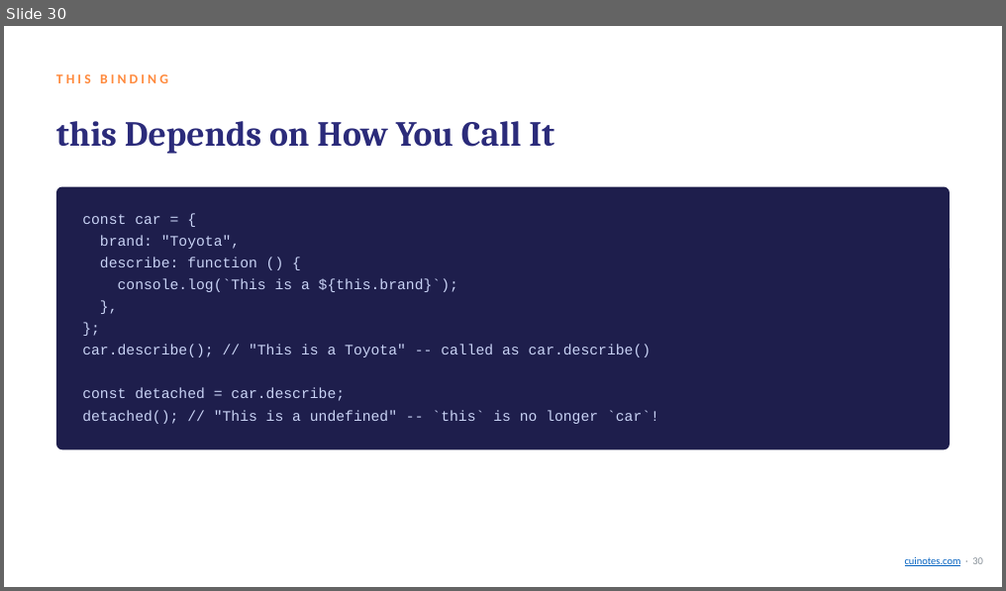
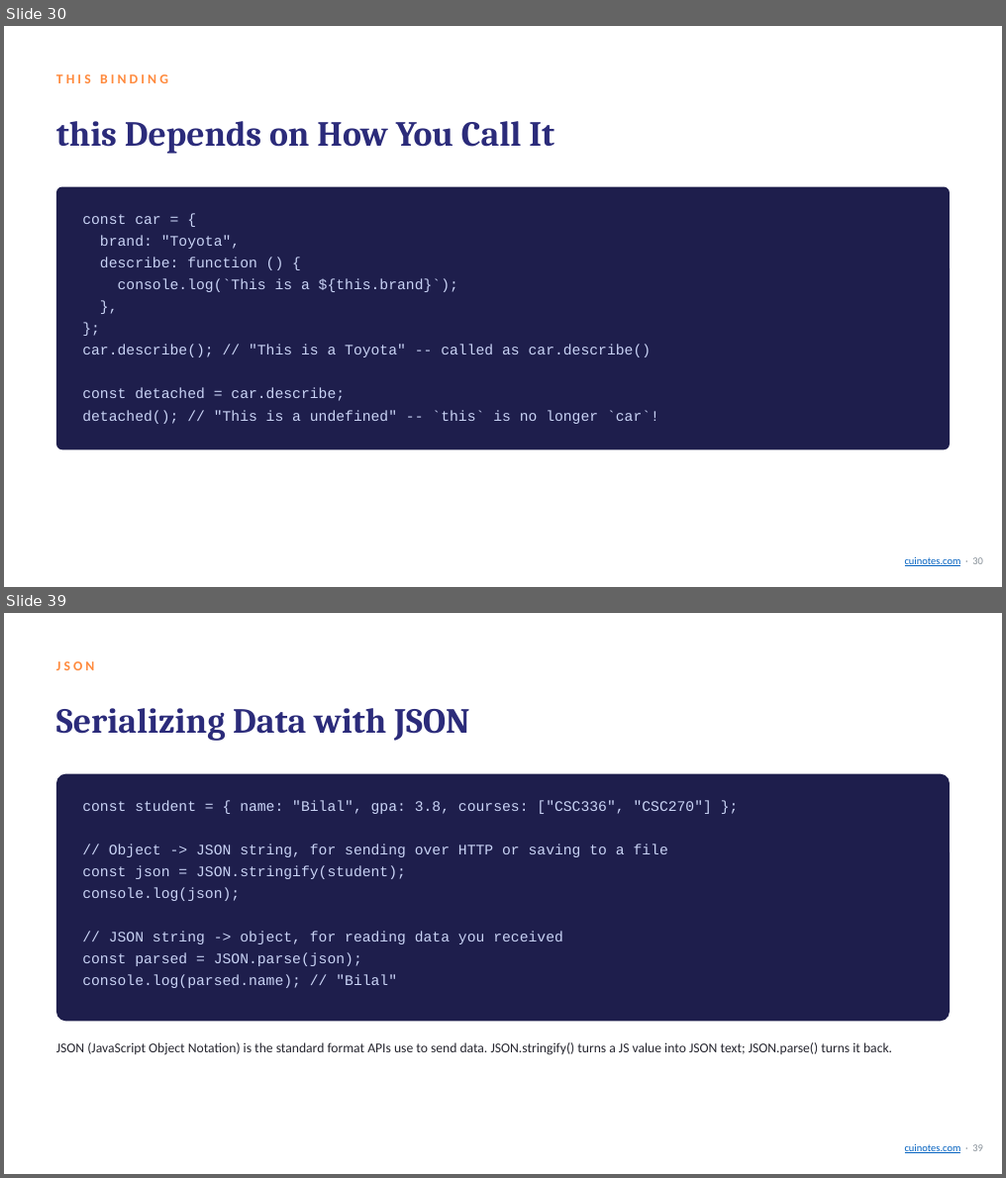
Before and after one commit to mua22/mern-web-book, a slide deck: slides/CSC336-Lecture-11-Core-JavaScript-ES6.pptx. Shown one above the other, each under a label of ours: slide 30 before the commit, slides 30 and 39 after it; the slides between them are not shown. The pictures are 1006x591 and 1006x1178 pixels, drawn with LibreOffice and Linux fonts; fonts in the diff are those of the drawing. Boxes give left, top, right and bottom in pixels: in the first picture for what was removed or moved away, otherwise in the second. Text is boxed around its words. In the diff, an @@ line names an element or a change of style, - is before the commit and + after.

```diff
--- a/slides/CSC336-Lecture-11-Core-JavaScript-ES6.pptx
+++ b/slides/CSC336-Lecture-11-Core-JavaScript-ES6.pptx
@@ slide 39 added at [4,613,1002,1174], background #FFFFFF @@
@@ text added at [56,662,95,670], 13 pt, text #FF8A3D, bold @@
+JSON
@@ text added at [56,708,470,741], 34 pt, text #2B2B7A, bold @@
+Serializing Data with JSON
@@ rounded rectangle added at [56,774,949,1022], fill #1E1E4C @@
@@ text added at [82,800,712,988], 14 pt, text #C9D3F5 @@
+const student = { name: "Bilal", gpa: 3.8, courses: ["CSC336", "CSC270"] };
+// Object -> JSON string, for sending over HTTP or saving to a file
+const json = JSON.stringify(student);
+console.log(json);
+// JSON string -> object, for reading data you received
+const parsed = JSON.parse(json);
+console.log(parsed.name); // "Bilal"
@@ text added at [56,1043,892,1056], 13 pt, text #26262F @@
+JSON (JavaScript Object Notation) is the standard format APIs use to send data. JSON.stringify() turns a JS value into JSON text; JSON.parse() turns it back.
@@ text added at [905,1145,983,1154], 10 pt, text #0563C1, underline @@
+cuinotes.com · 39
```
Also in this commit, not shown: 10 slides changed, 3 other slides added, 1 slide removed, 1 other file.
